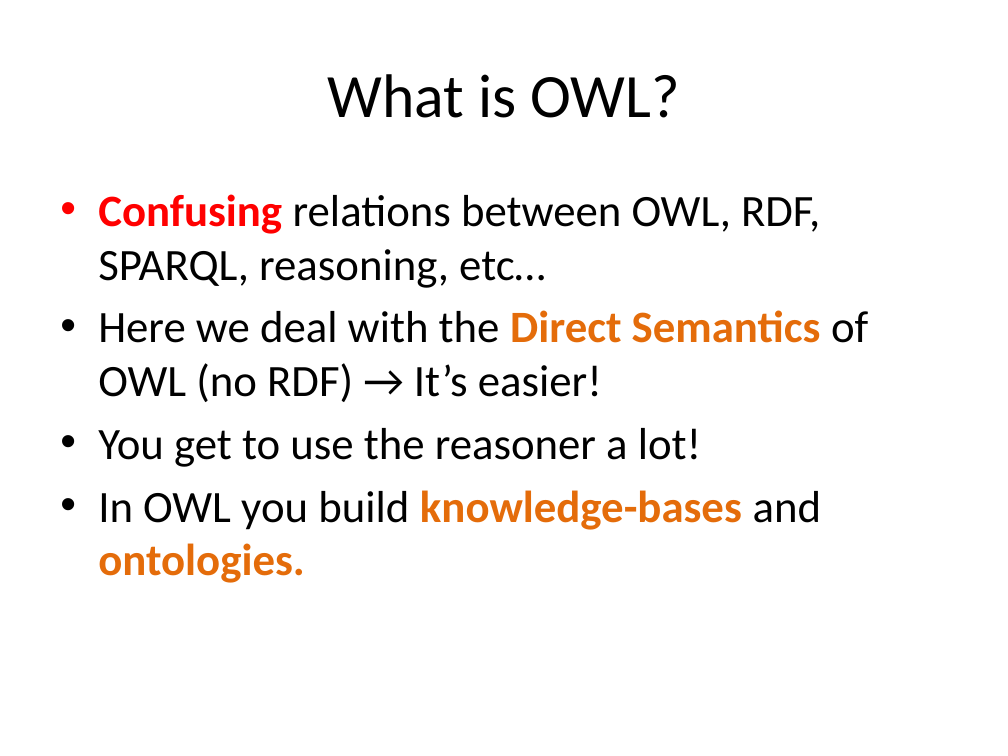
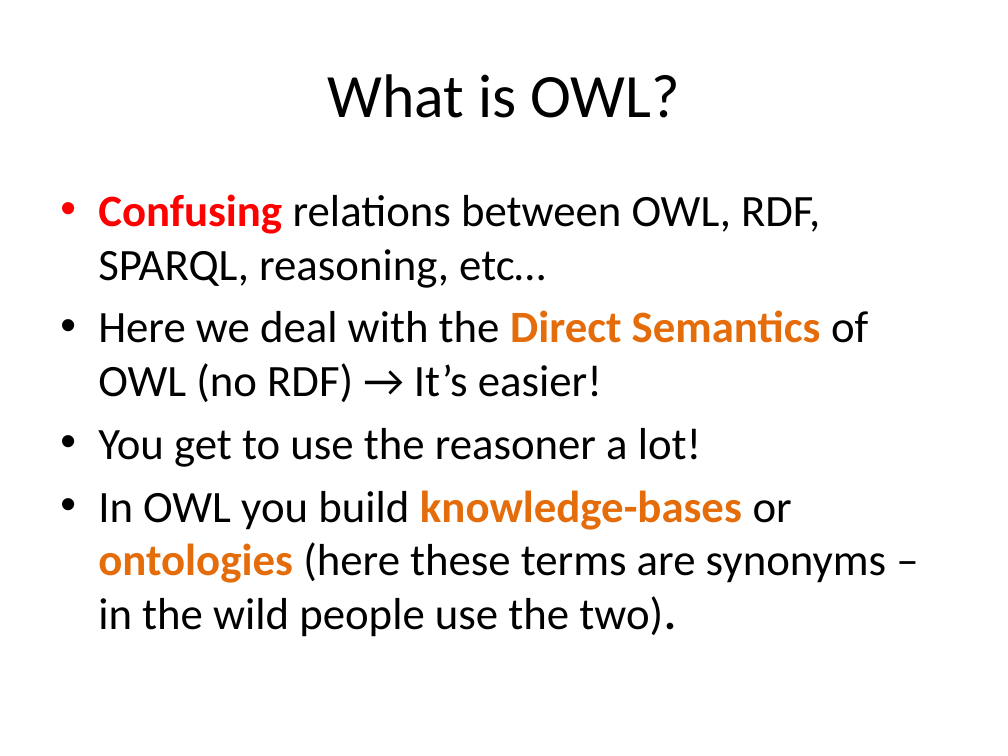
Before and after one commit to loopasam/owl-tutorial-icbo2013, a slide deck: slide 11 of presentation/tutorial_owl_icbo_2013.pptx (slide 10 before the commit). Drawn at 1008x756 pixels with LibreOffice and Linux fonts; fonts in the diff are those of the drawing. Boxes give left, top, right and bottom in pixels: in the first picture for what was removed or moved away, otherwise in the second. Text is boxed around its words. In the diff, an @@ line names an element or a change of style, - is before the commit and + after.

```diff
--- a/presentation/tutorial_owl_icbo_2013.pptx
+++ b/presentation/tutorial_owl_icbo_2013.pptx
@@ text at bbox=[98, 490, 887, 637]: text changed; text colour #E46C0A to #000000; bold off @@
-• In OWL you build knowledge-bases and ontologies.
+• In OWL you build knowledge-bases or ontologies (here these terms are synonyms – in the wild people use the two).
```
Also in this commit, not shown: 10 other slides changed, 1 slide added, 1 slide removed, 1 other file.
